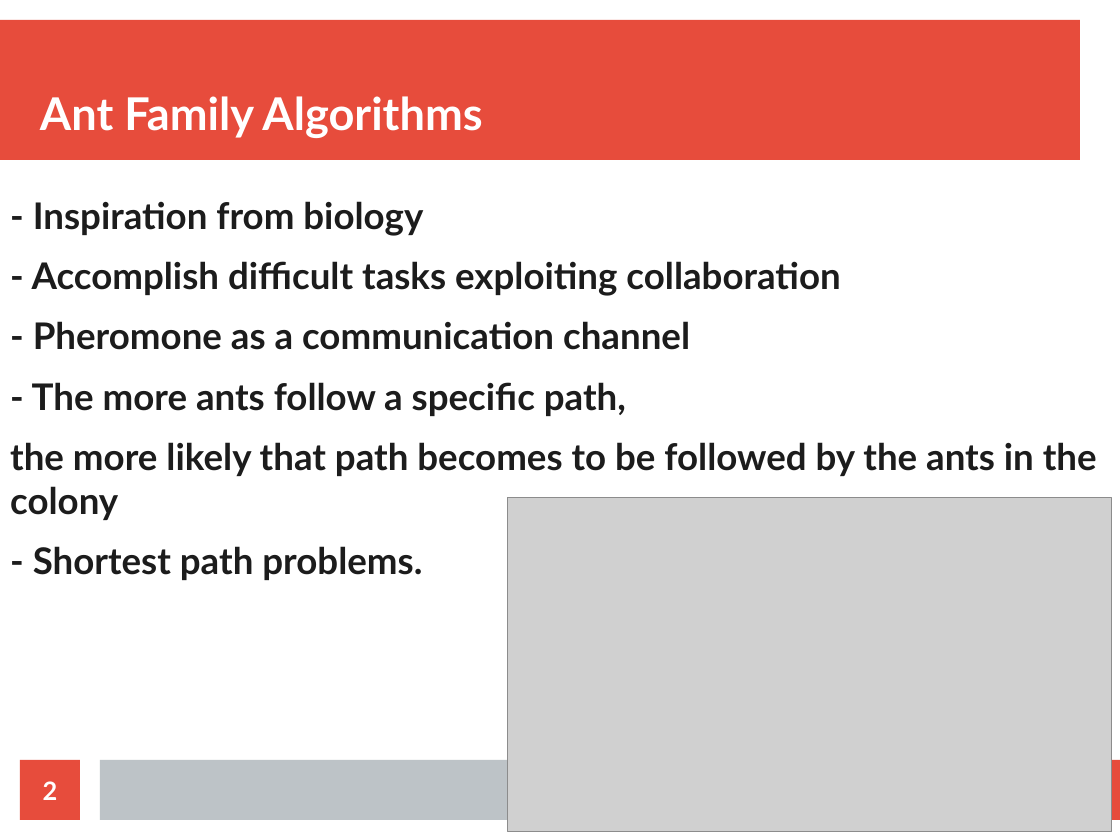
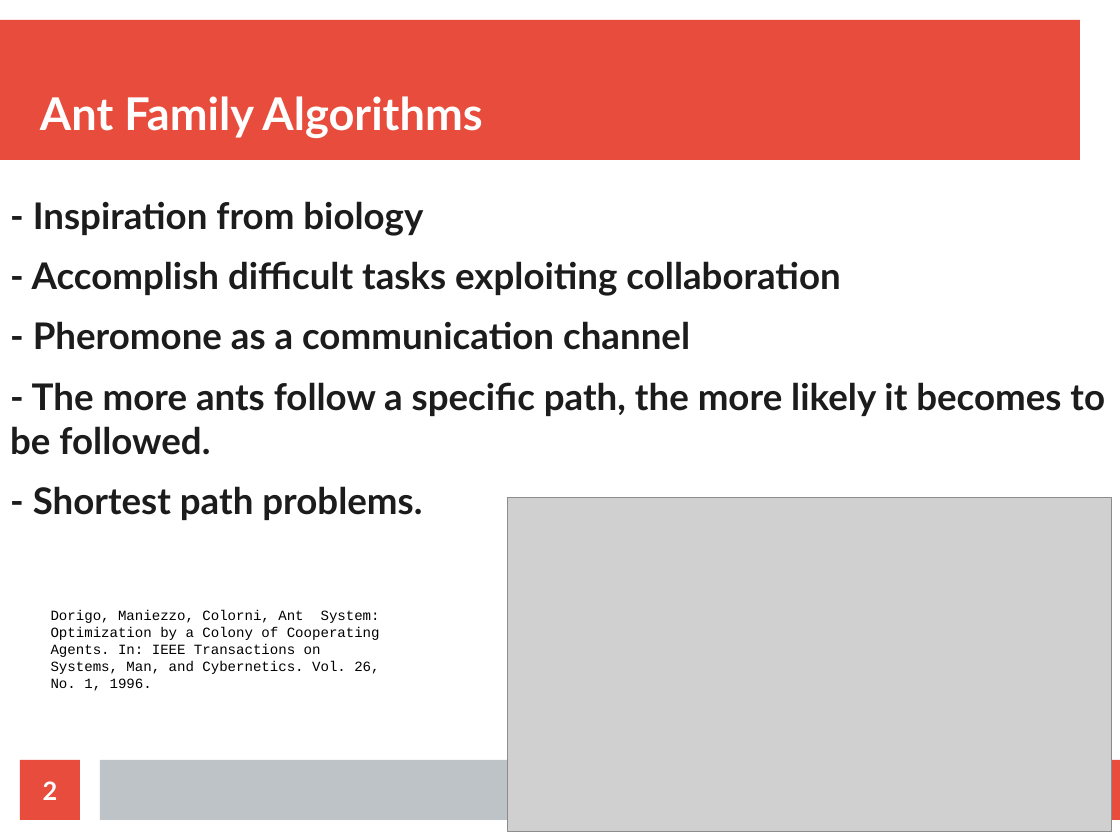
Before and after one commit to DBertazioli/Ant-Q-KGA, a slide deck: slide 2 of slides/bozza_slides.odp. Drawn at 1120x840 pixels with LibreOffice and Linux fonts; fonts in the diff are those of the drawing; grey boxes stand for pictures. Boxes give left, top, right and bottom in pixels: in the first picture for what was removed or moved away, otherwise in the second. Text is boxed around its words. In the diff, an @@ line names an element or a change of style, - is before the commit and + after.

Commit message:
slides

```diff
--- a/slides/bozza_slides.odp
+++ b/slides/bozza_slides.odp
@@ text at (10, 382, 1105, 455): text changed @@
-- The more ants follow a specific path,
-the more likely that path becomes to be followed by the ants in the colony
+- The more ants follow a specific path, the more likely it becomes to be followed.
@@ text added at (51, 610, 380, 691), 10 pt, text #000000 @@
+Dorigo, Maniezzo, Colorni, Ant System: Optimization by a Colony of Cooperating Agents. In: IEEE Transactions on Systems, Man, and Cybernetics. Vol. 26, No. 1, 1996.
```
Also in this commit, not shown: 3 other slides changed, 1 slide added, 1 slide removed, 1 other file.
